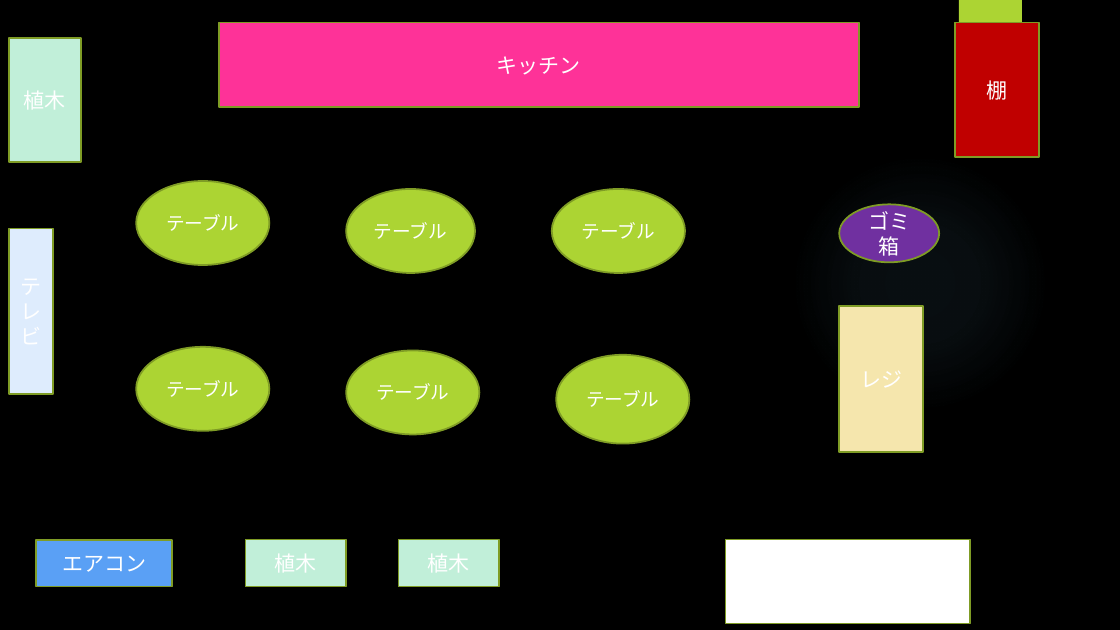
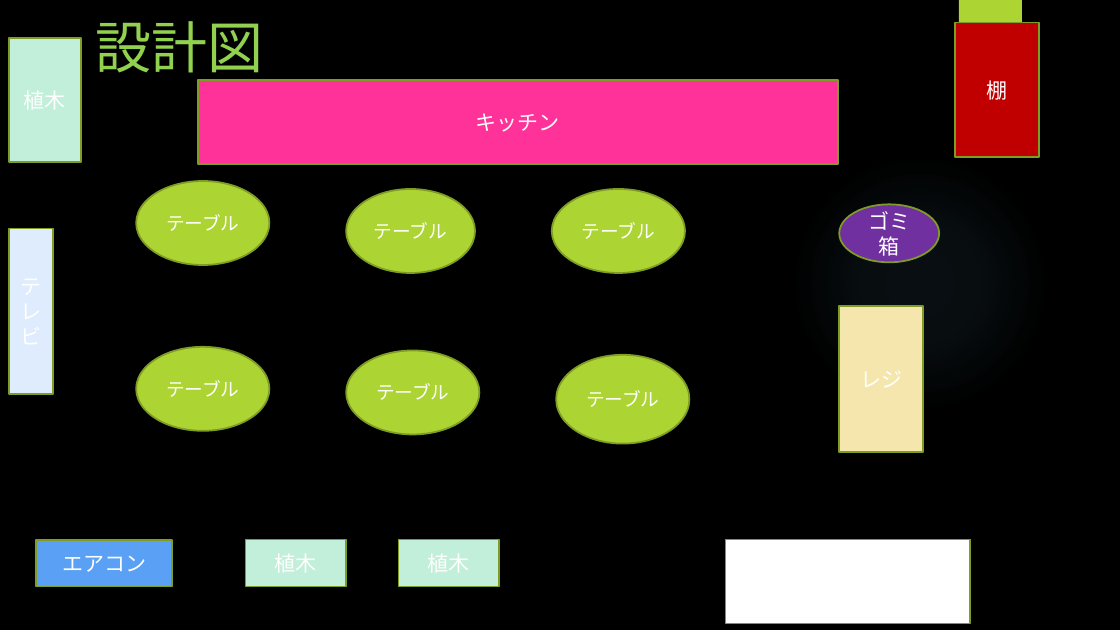
Before and after one commit to yuta-ebara/it2-class01-idehara, a slide deck: slide 4 of cafe-yuta-ebara/プレゼンテーション.pptx. Drawn at 1120x630 pixels with LibreOffice and Linux fonts; fonts in the diff are those of the drawing; background and template pictures are left out. Boxes give left, top, right and bottom in pixels: in the first picture for what was removed or moved away, otherwise in the second. Text is boxed around its words. In the diff, an @@ line names an element or a change of style, - is before the commit and + after.

Commit message:
aaa

```diff
--- a/cafe-yuta-ebara/プレゼンテーション.pptx
+++ b/cafe-yuta-ebara/プレゼンテーション.pptx
@@ text added at (x1=96, y1=21, x2=264, y2=82), 48 pt, text #92D050 @@
+設計図
@@ rectangle "キッチン" moved from (x1=218, y1=23, x2=859, y2=108) to (x1=197, y1=80, x2=838, y2=165) @@
```
Also in this commit, not shown: 1 other slide changed.
